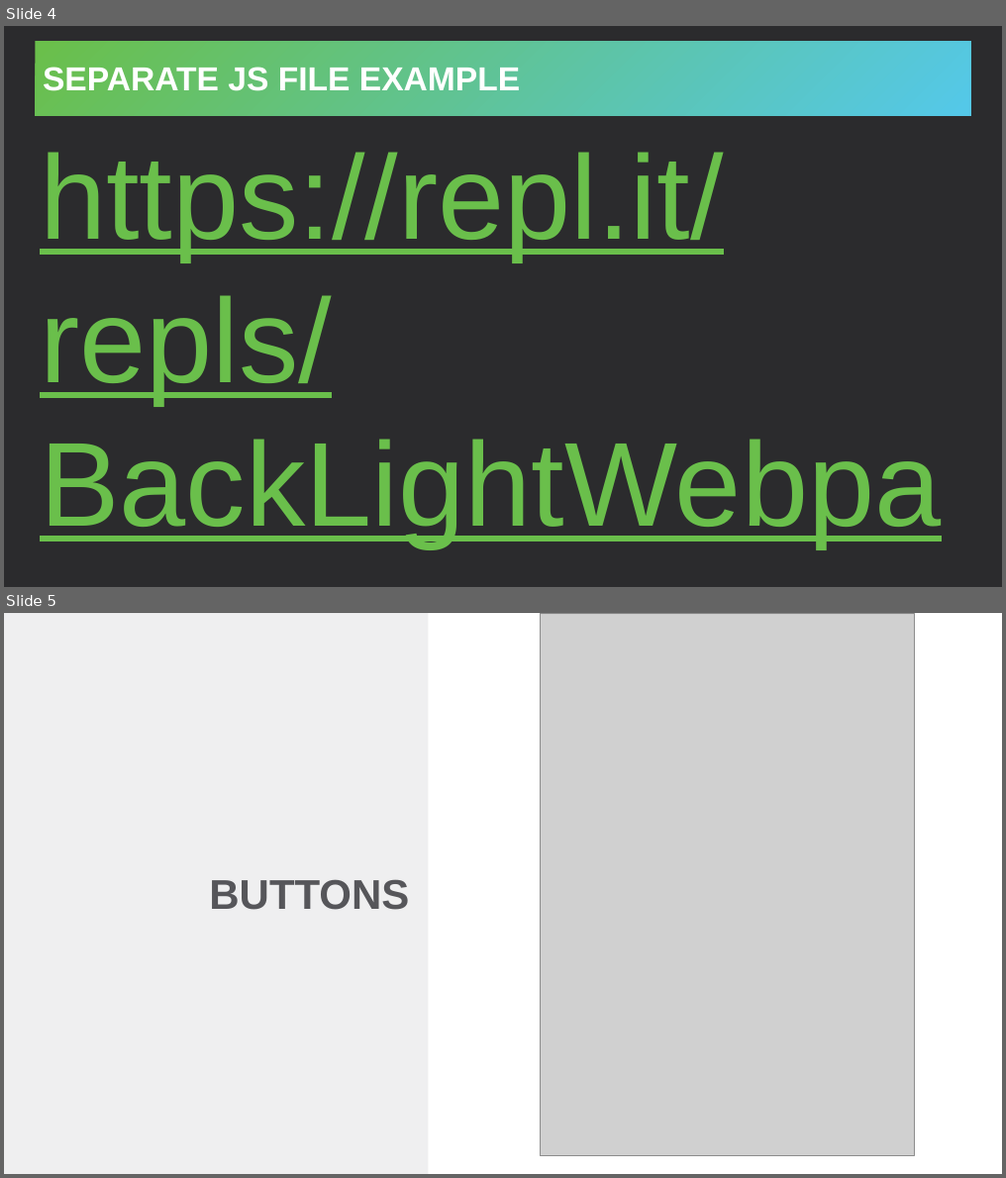
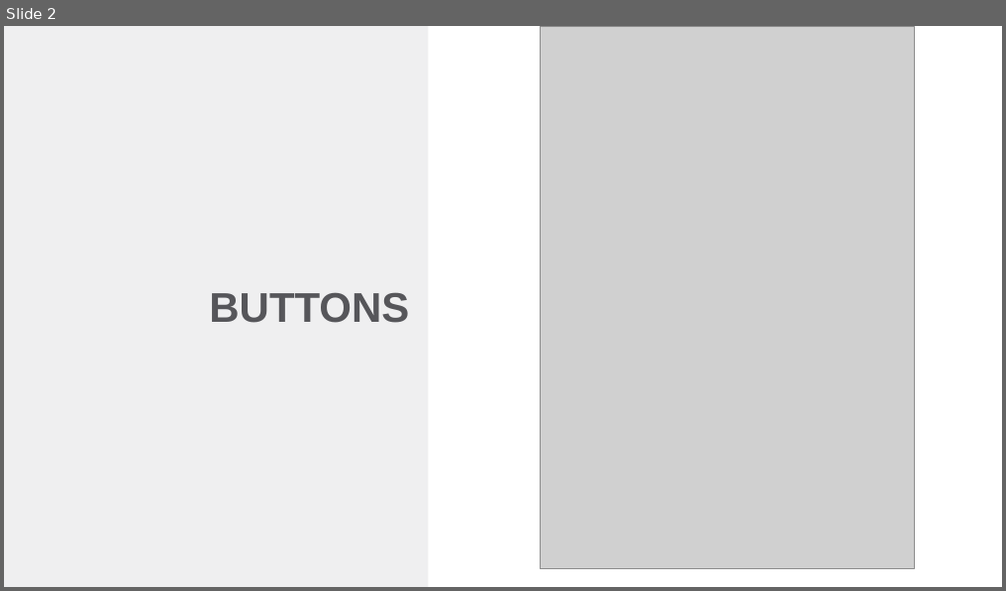
Before and after one commit to hytechclub/web-102, a slide deck: Week04/Buttons.pptx. Shown one above the other, each under a label of ours: slides 4 and 5 before the commit, slide 2 after it. The pictures are 1006x1178 and 1006x591 pixels, drawn with LibreOffice and Linux fonts; fonts in the diff are those of the drawing; grey boxes stand for pictures. Boxes give left, top, right and bottom in pixels: in the first picture for what was removed or moved away, otherwise in the second. Text is boxed around its words. In the diff, an @@ line names an element or a change of style, - is before the commit and + after.

```diff
--- a/Week04/Buttons.pptx
+++ b/Week04/Buttons.pptx
@@ slide 4 removed at [4,26,1002,587], background #2B2B2D @@
@@ title removed at [36,41,971,116] @@
-SEPARATE JS FILE EXAMPLE
@@ text removed at [40,152,723,404] @@
-https://repl.it/repls/BackLightWebpages
@@ what was slide 5 is now slide 2 @@
```
Also in this commit, not shown: 6 slides changed, 3 slides added, 2 other slides removed, 8 other files.
